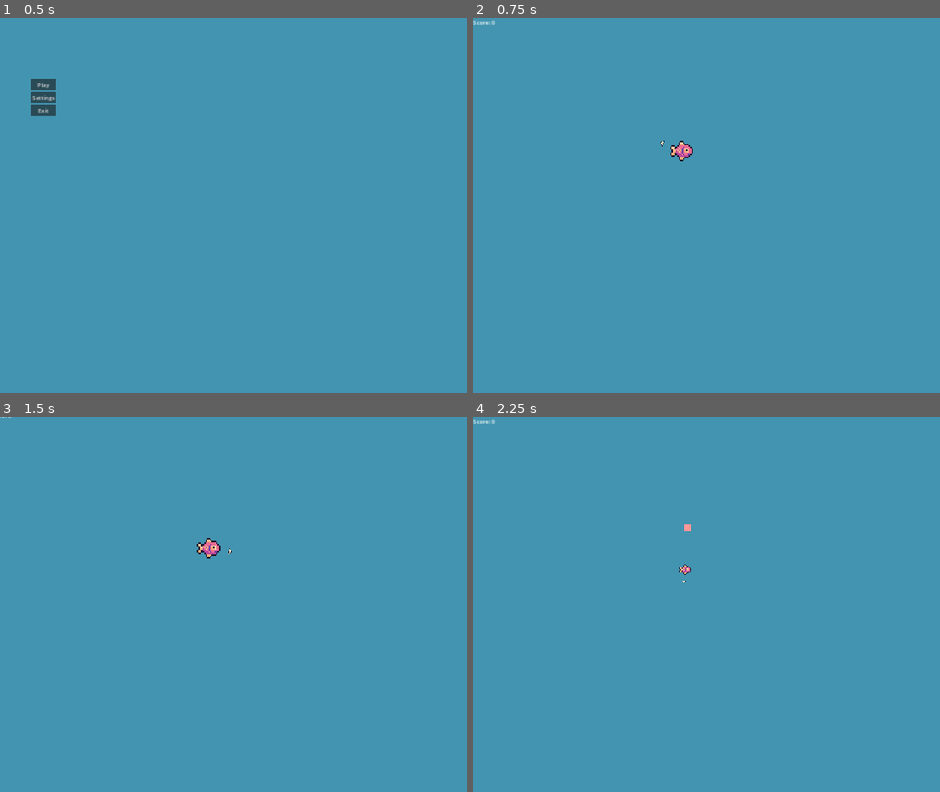
Above: before the commit, frames 1-4 (two rows, left to right).
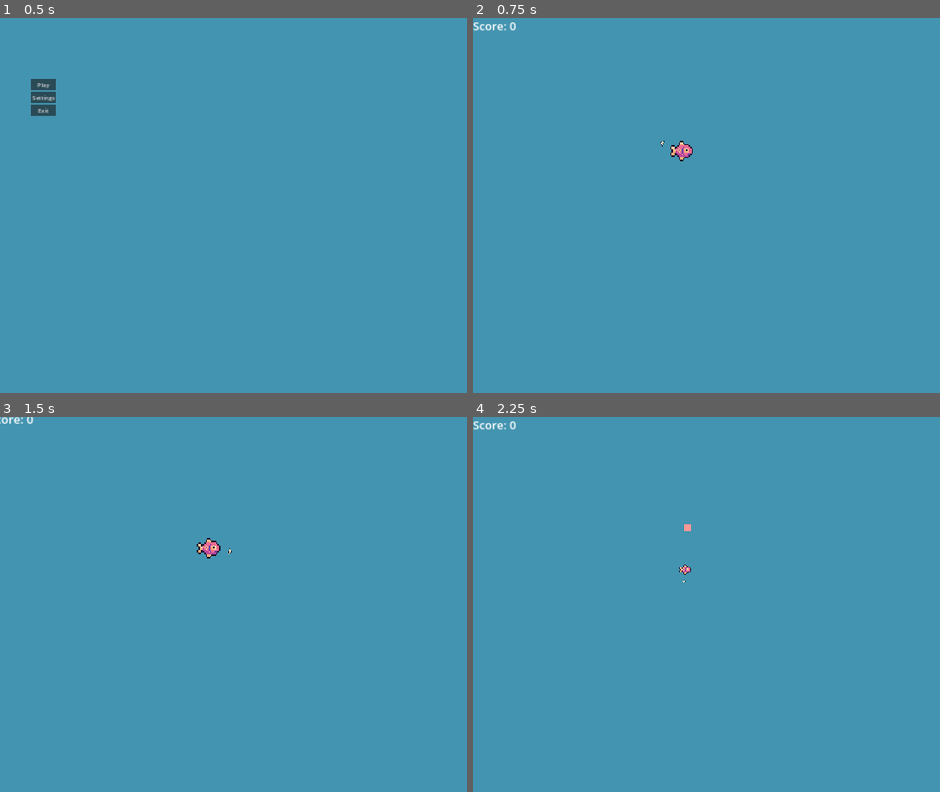
Above: after the commit, the same moments.

Repository: TheCursedMerchant/qdm_gameJam2024
Game: Godot game, scene res://menu.tscn
The game is run twice, just before and just after one commit, with the same random seed, the same clock (stepped at 60 frames per second) and the same inputs.
Inputs (mouse positions are in pixels of both pictures, inside the frame that each line leads up to):
- Up to frame 1 (0.5 s): no input
- Up to frame 2 (0.75 s): click "Play" at 0.5 s
- Up to frame 3 (1.5 s): tap Enter at 1.25 s; move the mouse to (outside the picture) at 1.27 s; press the mouse at (outside the picture) at 1.28 s; hold Right (ui_right) from 1.28 s (still down)
- Up to frame 4 (2.25 s): move the mouse to (678, 630) at 2.02 s; release Right (ui_right) at 2.03 s; release the mouse at (678, 630) at 2.03 s; hold Down (ui_down) from 2.03 s (still down); click (678, 630) at 2.1 s

Frame 1 is identical in both runs. In frame 2, 0.1% of the frame differs, in the area x 0-10%, y 0-4%; in frame 3, less than 0.1%; in frame 4, 0.1%.

Commit message:
Added Octopus and adjusted scoreboard.

Diff:
--- a/gamejam2024/scenes/scoreboard.tscn
+++ b/gamejam2024/scenes/scoreboard.tscn
@@ -15,4 +15,5 @@
 layout_mode = 0
 offset_right = 40.0
 offset_bottom = 23.0
+theme_override_font_sizes/font_size = 32
 text = "Score: 0"
--- a/gamejam2024/scripts/food/food.gd
+++ b/gamejam2024/scripts/food/food.gd
@@ -26,7 +26,8 @@
 		var body_sprite_size = player.sprite.get_rect().size * player.scale_size
 		if(friendly or (sprite_size <=  body_sprite_size and player.playerState == System.PLAYER_STATES.IDLE)) :
 			player.grow(growth_value, experience)
-			System.score += 1
+			if (friendly == false):
+				System.score += 1
 			deactivate()
 		else :
 			print("Damage from Food!")
Binary file added: gamejam2024/POC/octopus.png
Not shown: 1 places in gamejam2024/scenes/flesh_chunk.tscn that only renumber resources
